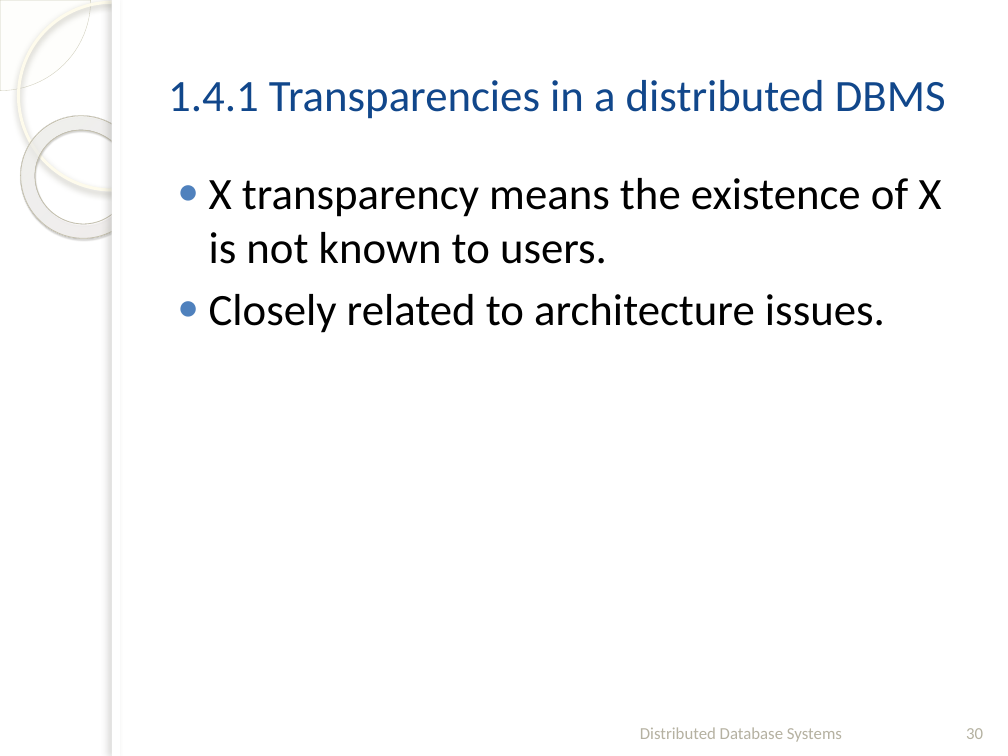
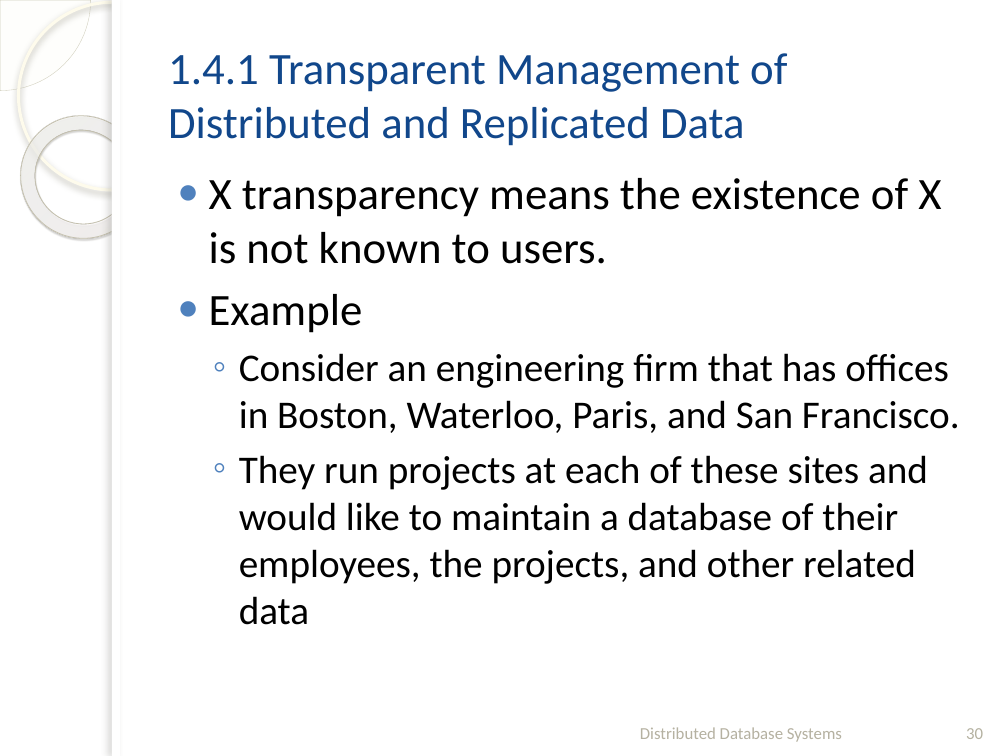
Before and after one commit to fanju1984/ddb, a slide deck: slide 30 of Fall_2020/Slides/01-Introduction.pptx. Drawn at 1008x756 pixels with LibreOffice and Linux fonts; fonts in the diff are those of the drawing; background and template pictures are left out. Boxes give left, top, right and bottom in pixels: in the first picture for what was removed or moved away, otherwise in the second. Text is boxed around its words. In the diff, an @@ line names an element or a change of style, - is before the commit and + after.

```diff
--- a/Fall_2020/Slides/01-Introduction.pptx
+++ b/Fall_2020/Slides/01-Introduction.pptx
@@ title at (x1=168, y1=53, x2=787, y2=146): text changed @@
-1.4.1 Transparencies in a distributed DBMS
+1.4.1 Transparent Management of Distributed and Replicated Data
@@ text at (x1=209, y1=294, x2=960, y2=625): text changed; size 32 to 28 pt @@
-● Closely related to architecture issues.
+● Example
+  ◦ Consider an engineering firm that has offices in Boston, Waterloo, Paris, and San Francisco.
+  ◦ They run projects at each of these sites and would like to maintain a database of their employees, the projects, and other related data
```
Also in this commit, not shown: 13 other slides changed, 9 slides added, 7 slides removed, 7 other files.
